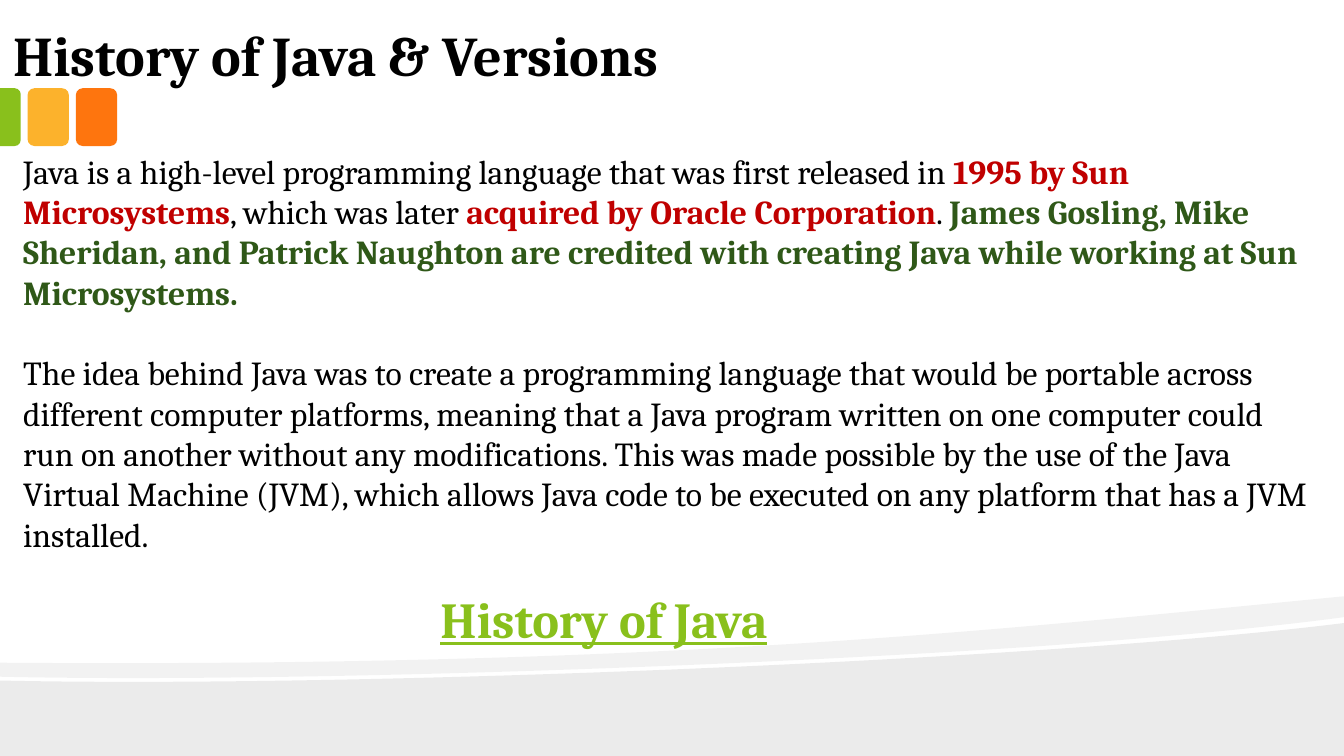
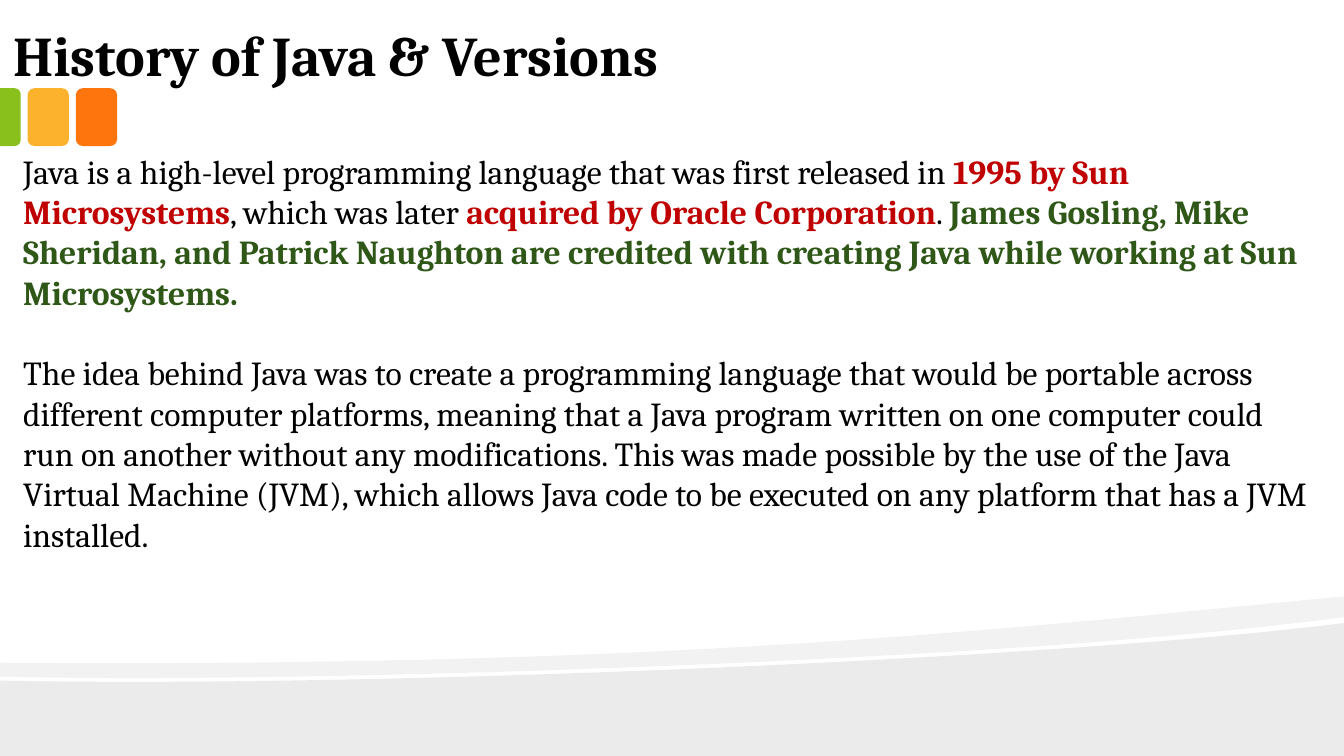
Before and after one commit to anirudhagaikwad/Java_Programming, a slide deck: slide 7 of Java_PPT/#1_Introduction_of_Java.pptx. Drawn at 1344x756 pixels with LibreOffice and Linux fonts; fonts in the diff are those of the drawing. Boxes give left, top, right and bottom in pixels: in the first picture for what was removed or moved away, otherwise in the second. Text is boxed around its words. In the diff, an @@ line names an element or a change of style, - is before the commit and + after.

```diff
--- a/Java_PPT/#1_Introduction_of_Java.pptx
+++ b/Java_PPT/#1_Introduction_of_Java.pptx
@@ text removed at <box>440,602,768,649</box> @@
-History of Java
```
Also in this commit, not shown: 4 other slides changed, 11 slides added, 26 other files.
